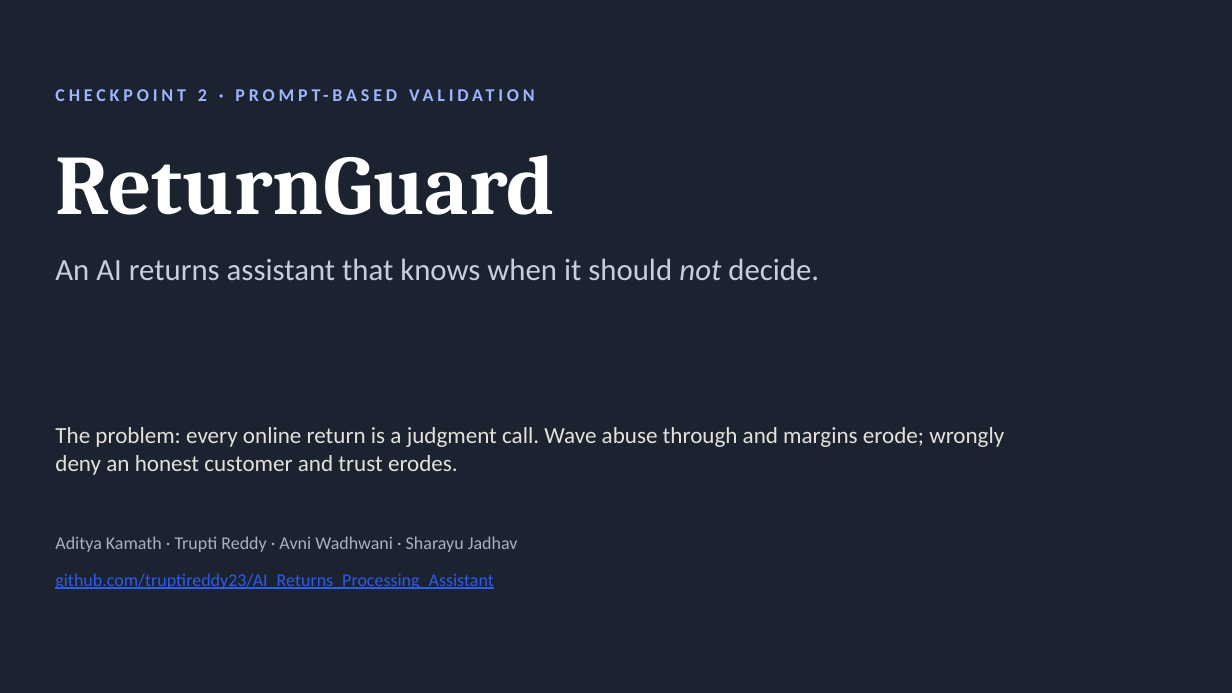
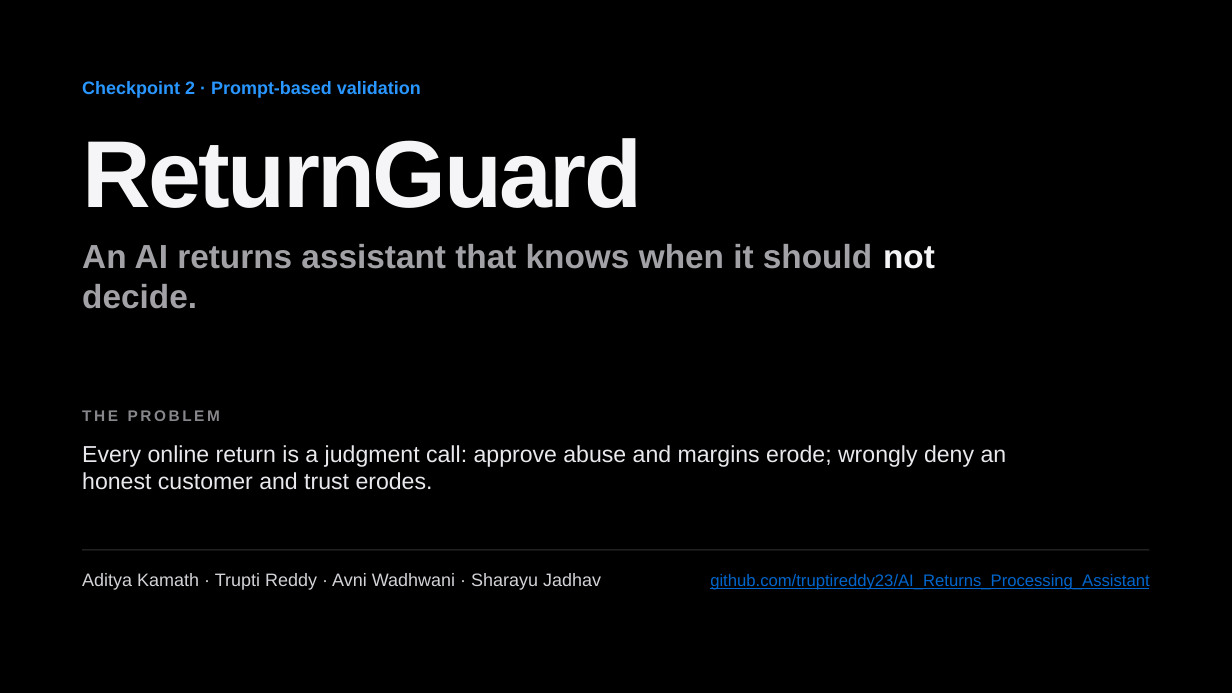
Before and after one commit to truptireddy23/AI_Returns_Processing_Assistant, a slide deck: slide 1 of validation/ReturnGuard_Checkpoint2_Slides.pptx. Drawn at 1232x693 pixels with LibreOffice and Linux fonts; fonts in the diff are those of the drawing. Boxes give left, top, right and bottom in pixels: in the first picture for what was removed or moved away, otherwise in the second. Text is boxed around its words. In the diff, an @@ line names an element or a change of style, - is before the commit and + after.

```diff
--- a/validation/ReturnGuard_Checkpoint2_Slides.pptx
+++ b/validation/ReturnGuard_Checkpoint2_Slides.pptx
@@ background #1B2230 to #000000 @@
@@ text at box(82, 81, 421, 98): text changed; font Calibri to Arial; text colour #9DB6FF to #2997FF @@
-CHECKPOINT 2 · PROMPT-BASED VALIDATION
+Checkpoint 2 · Prompt-based validation
@@ text "ReturnGuard": place and size @@
-text "ReturnGuard" at box(55, 155, 554, 215)
+text "ReturnGuard" at box(82, 138, 642, 208)
@@ text "ReturnGuard" at box(82, 138, 642, 208): size 66 to 74 pt, font Cambria to Arial, text colour #FFFFFF to #F5F5F7, letter spacing 0 to -2 pt @@
@@ text "An AI returns assistant that ...": place and size @@
-text "An AI returns assistant that ..." at box(55, 258, 819, 280)
+text "An AI returns assistant that ..." at box(82, 244, 935, 309)
@@ text "An AI returns assistant that ..." at box(82, 244, 935, 309): size 24 to 26 pt, font Calibri to Arial, text colour #C9CFDA to #A1A1A6, bold on; text colour #C9CFDA to #F5F5F7, italic off in "not" @@
@@ text added at box(82, 410, 220, 421), 12 pt, text #86868B, bold @@
+THE PROBLEM
@@ text at box(82, 445, 1007, 490): text changed; font Calibri to Arial; text colour #E4E1DA to #E8E8ED @@
-The problem: every online return is a judgment call. Wave abuse through and margins erode; wrongly deny an honest customer and trust erodes.
+Every online return is a judgment call: approve abuse and margins erode; wrongly deny an honest customer and trust erodes.
@@ text "Aditya Kamath · Trupti Reddy ...": place and size @@
-text "Aditya Kamath · Trupti Reddy ..." at box(55, 536, 518, 552)
+text "Aditya Kamath · Trupti Reddy ..." at box(82, 573, 601, 590)
@@ text "Aditya Kamath · Trupti Reddy ..." at box(82, 573, 601, 590): font Calibri to Arial, text colour #A9B1BF to #D2D2D7 @@
@@ line added from (82, 550) to (1150, 550), #333336 0.75 pt @@
@@ text "github.com/truptireddy23/AI_Returns_Processing_Assistant": place and size @@
-text "github.com/truptireddy23/AI_Returns_Processing_Assistant" at box(55, 573, 493, 589)
+text "github.com/truptireddy23/AI_Returns_Processing_Assistant" at box(710, 574, 1149, 590)
@@ text "github.com/truptireddy23/AI_Returns_Processing_Assistant" at box(710, 574, 1149, 590): size 14 to 13 pt, font Calibri to Arial, text colour #2F5BEA to #0066CC; alignment left to right @@
```
Also in this commit, not shown: 3 other slides changed, 3 slides added, 4 slides removed, 2 other files.
